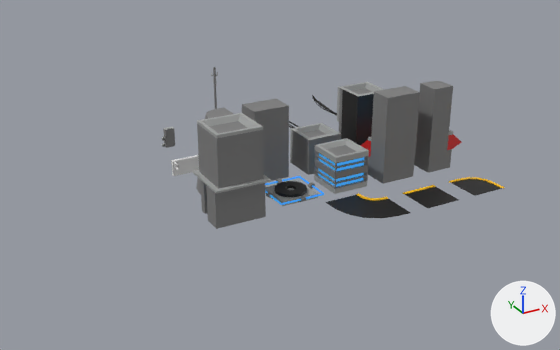
The FBX model Assets/Graphics/Models/Enviro.fbx, before and after one commit.
The view is the same before and after, from a 50 mm camera at (-8.7, -34.1, 16.8) aimed at (9.5, -0.9, 0.2). Every picture has the same lights, and +X, +Y and +Z are marked at lower right. Where no turn or scale is listed for an object, it has been applied to the vertices.

The first picture shows 'Bilboard3', 'Building1', 'Building3', 'Building4', 'Building5', 'BuildingSmall1', 'BuildingSmall2', 'Road1', 'Road2', 'Road3', 'TurretPad', 'Wall1'.
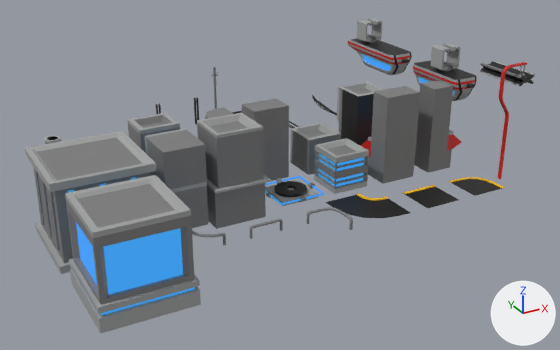
Patch to the scene script:
```diff
--- a/Assets/Graphics/Models/Enviro.fbx.py
+++ b/Assets/Graphics/Models/Enviro.fbx.py
@@ ob_train2 @@
+ob_train2 = bpy.data.objects.new('Train2', me_cube_036)  # 304 vertices, 280 faces; spans x -0.83..0.83, y -2.42..2.1, z -1.06..1.86; in mat_emission (blue #0025e7), mat_train (picture img_colormap_jpg)
+ob_train2.location = (21.0, 0.0, 3.69)
@@ ob_fence2 @@
+ob_fence2 = bpy.data.objects.new('Fence2', me_cube_030)  # 128 vertices, 120 faces; spans x -0.532..0.832, y -0.077..1.291, z -0.066..0.558; in mat_building1 (picture img_colormap_jpg)
+ob_fence2.location = (3.11, -6.05, 0.0)
@@ ob_cube @@
+ob_cube = bpy.data.objects.new('Cube', me_cube_040)  # 80 vertices, 78 faces; spans x -2.0..2.0, y -2.0..2.0, z -0.05..4.03; in mat_building1 (picture img_colormap_jpg), mat_emission (blue #0025e7)
+ob_cube.location = (-1.0, -8.0, 0.0)
@@ ob_cube_002 @@
+ob_cube_002 = bpy.data.objects.new('Cube.002', me_cube_041)  # 212 vertices, 210 faces; spans x -2.23..2.23, y -2.23..2.23, z 0.03..4.13; in mat_building1 (picture img_colormap_jpg), mat_emission (blue #0025e7)
+ob_cube_002.location = (-1.0, -3.0, 0.0)
@@ ob_fence3 @@
+ob_fence3 = bpy.data.objects.new('Fence3', me_cube_028)  # 136 vertices, 128 faces; spans x -0.87..0.72, y -1.56..0.08, z -0.07..0.56; in mat_building1 (picture img_colormap_jpg)
+ob_fence3.location = (9.0, -6.05, 0.0)
@@ ob_building7 @@
+ob_building7 = bpy.data.objects.new('Building7', me_cube_025)  # 136 vertices, 119 faces; spans x -1.0..1.0, y -1.0..1.35, z 0.01..4.02; in mat_building1 (picture img_colormap_jpg), mat_emission (blue #0025e7)
+ob_building7.location = (3.0, -3.0, 0.0)
@@ ob_pipe1 @@
+ob_pipe1 = bpy.data.objects.new('Pipe1', me_cube_001)  # 60 vertices, 52 faces; spans x -1.3..0.62, y -0.09..0.09, z 0.02..1.72; in mat_wires (picture img_colormap_jpg)
+ob_pipe1.location = (6.0, 9.0, 0.0)
@@ ob_train1 @@
+ob_train1 = bpy.data.objects.new('Train1', me_cube_037)  # 310 vertices, 286 faces; spans x -0.83..0.83, y -2.42..3.24, z -1.06..1.86; in mat_emission (blue #0025e7), mat_train (picture img_colormap_jpg)
+ob_train1.location = (21.0, 6.0, 3.69)
@@ ob_cylinder @@
+ob_cylinder = bpy.data.objects.new('Cylinder', me_cylinder_001)  # 80 vertices, 66 faces; spans x -0.453..0.453, y -0.453..0.453, z -0.07..0.7; in mat_building1 (picture img_colormap_jpg)
+ob_cylinder.location = (0.0, 9.0, 0.0)
@@ ob_cube_001 @@
+ob_cube_001 = bpy.data.objects.new('Cube.001', me_cube_032)  # 152 vertices, 143 faces; spans x -0.94..0.93, y 0.01..3.01, z -2.61..3.84; in mat_building1 (picture img_colormap_jpg)
+ob_cube_001.location = (21.0, -6.0, 2.0)
@@ ob_fence1 @@
+ob_fence1 = bpy.data.objects.new('Fence1', me_cube_029)  # 96 vertices, 88 faces; spans x -0.87..0.83, y -0.08..0.08, z -0.07..0.56; in mat_building1 (picture img_colormap_jpg)
+ob_fence1.location = (6.0, -6.05, 0.0)
@@ ob_building6 @@
+ob_building6 = bpy.data.objects.new('Building6', me_cube_009)  # 198 vertices, 192 faces; spans x -1.0..1.0, y -1.0..1.7, z 0.01..4.08; in mat_building1 (picture img_colormap_jpg), mat_emission (blue #0025e7)
+ob_building6.location = (3.0, 0.0, 0.0)
@@ ob_pipe3 @@
+ob_pipe3 = bpy.data.objects.new('Pipe3', me_cube_002)  # 24 vertices, 16 faces; spans x -0.12..0.12, y -0.09..0.09, z 0.02..1.72; in mat_wires (picture img_colormap_jpg)
+ob_pipe3.location = (9.0, 9.0, 0.0)
```

Where the change shows, as pixel boxes (x1, y1, x2, y2) in the pictures (560 x 350 px):
'Cube', added
    after: (65, 175, 201, 334)
'Cube.002', added
    after: (25, 131, 157, 274)
'Building7', added
    after: (145, 129, 208, 228)
'Train1', added
    after: (348, 18, 412, 75)
'Train2', added
    after: (413, 43, 477, 101)
'Cube.001', added
    after: (480, 61, 535, 179)
'Building6', added
    after: (127, 113, 180, 153)
'Fence3', added
    after: (306, 208, 353, 230)
'Fence1', added
    after: (250, 219, 283, 239)
'Fence2', added
    after: (192, 230, 226, 245)
'Cylinder', added
    after: (45, 136, 61, 144)
'Pipe3', added
    after: (194, 97, 199, 124)
